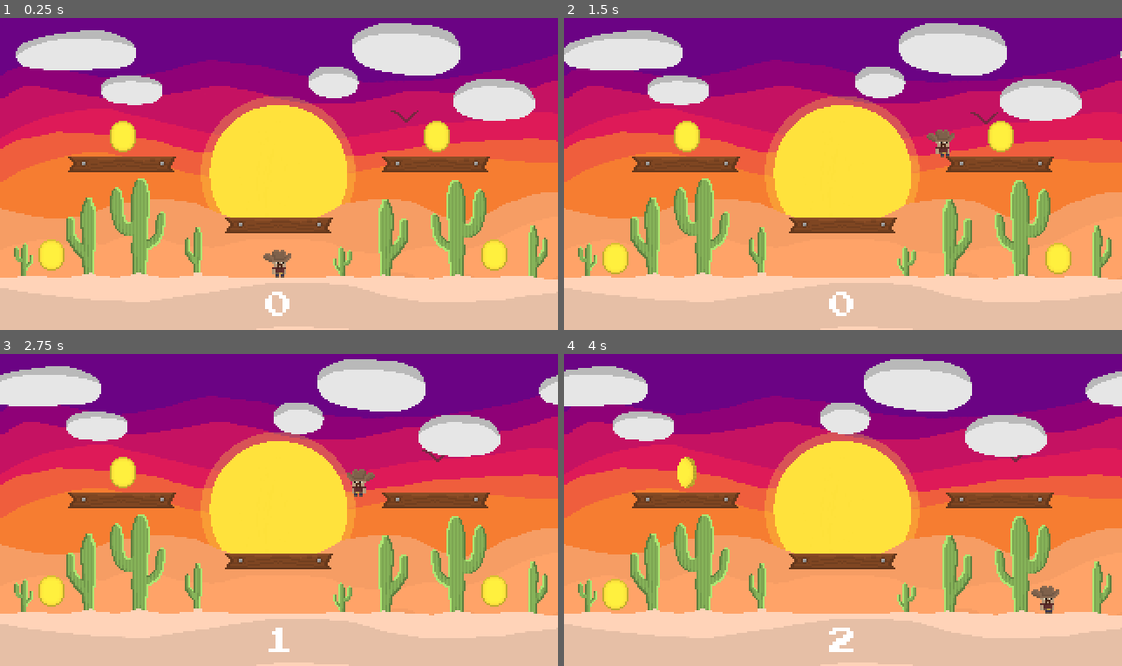
Above: before the commit, frames 1-4 (two rows, left to right).
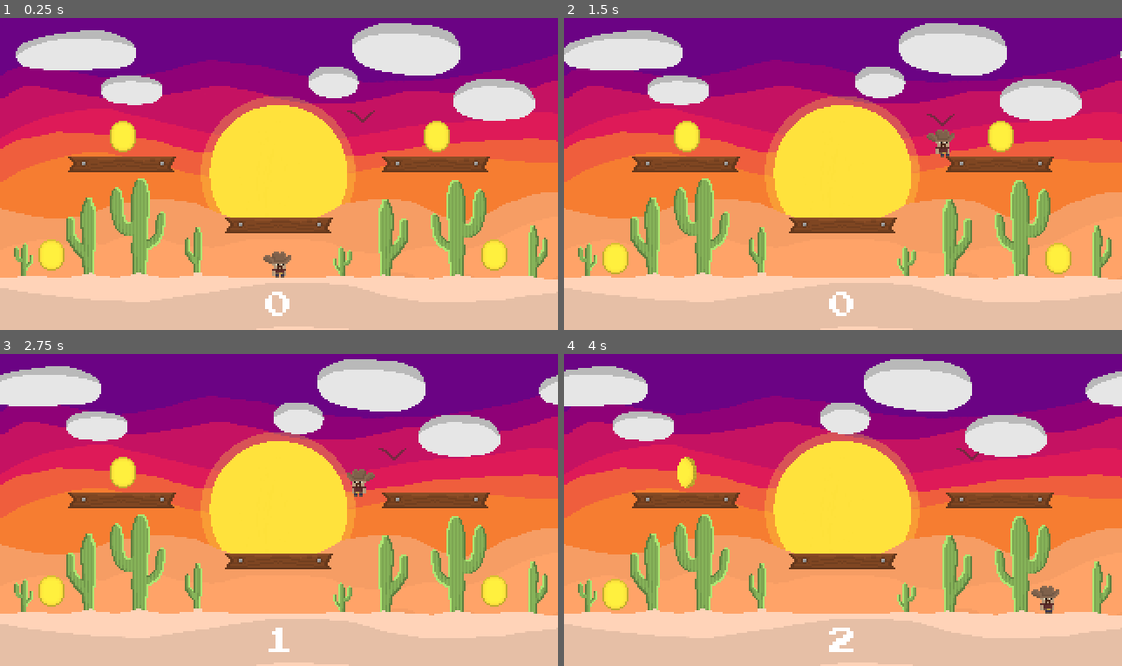
Above: after the commit, the same moments.

Repository: T-ayy-lor/Capstone
Game: Godot game, scene res://Main.tscn
The game is run twice, just before and just after one commit, with the same random seed, the same clock (stepped at 60 frames per second) and the same inputs.
Inputs:
- Up to frame 1 (0.25 s): no input
- Up to frame 2 (1.5 s): hold D (move_right) from 0.53 s (still down); tap Space (jump) at 0.6, 0.77, 1.07, 1.35 s
- Up to frame 3 (2.75 s): tap Space (jump) at 1.52, 1.82, 2.1 s; release D (move_right) at 2.03 s; hold A (move_left) from 2.03 s (still down)
- Up to frame 4 (4 s): release A (move_left) at 2.78 s; hold D (move_right) from 2.78 s (still down); tap Space (jump) at 2.85, 3.02, 3.32, 3.6, 3.77 s

The runs differ from the first frame. In frame 1, 0.2% of the frame differs, in the area x 47-75%, y 29-83%; in frame 2, less than 0.1%; in frame 3, less than 0.1%; in frame 4, less than 0.1%.

Commit message:
Replacing files and getting rip of zips

Diff:
--- a/Main.tscn
+++ b/Main.tscn
@@ -342,6 +342,7 @@
 [ext_resource path="res://art/bird/Bird-315.png" type="Texture" id=340]
 [ext_resource path="res://art/bird/Bird-316.png" type="Texture" id=341]
 [ext_resource path="res://art/bird/Bird-317.png" type="Texture" id=342]
+[ext_resource path="res://MashButtonEvent.gd" type="Script" id=343]
 
 [sub_resource type="RectangleShape2D" id=1]
 extents = Vector2( 160, 14 )
@@ -365,6 +366,8 @@
 "name": "default",
 "speed": 7.0
 } ]
+
+[sub_resource type="RectangleShape2D" id=7]
 
 [node name="Main" type="Node2D"]
 script = ExtResource( 8 )
@@ -467,5 +470,16 @@
 position = Vector2( 0, -90 )
 z_index = -75
 frames = SubResource( 6 )
-frame = 236
+frame = 211
 playing = true
+
+[node name="MashButtonEvent" type="Node2D" parent="."]
+script = ExtResource( 343 )
+
+[node name="Trigger" type="Area2D" parent="MashButtonEvent"]
+
+[node name="CollisionShape2D" type="CollisionShape2D" parent="MashButtonEvent/Trigger"]
+position = Vector2( 31, -40 )
+shape = SubResource( 7 )
+
+[connection signal="body_entered" from="MashButtonEvent/Trigger" to="MashButtonEvent" method="_on_Trigger_body_entered"]
--- /dev/null
+++ b/MashButtonEvent.gd
@@ -0,0 +1,27 @@
+extends Node2D
+
+var jump_count: int = 0
+var required_jumps: int = 20
+var event_active: bool = false
+
+
+# Called when the node enters the scene tree for the first time.
+func _ready():
+	pass # Replace with function body.
+
+
+# Called every frame. 'delta' is the elapsed time since the previous frame.
+#func _process(delta):
+#	pass
+
+
+func _on_Trigger_body_entered(body):
+	if body.name == "Player":
+		event_active = true
+		print ("HE ENTERED THE THINGGGGGGG")
+
+func _process(delta: float) -> void:
+	if event_active:
+		if Input.is_action_just_pressed("jump"):
+			jump_count += 1
+			print("Jump presses: ", jump_count);
--- a/Player.tscn
+++ b/Player.tscn
@@ -30,6 +30,7 @@
 [node name="AnimatedSprite" type="AnimatedSprite" parent="."]
 frames = SubResource( 1 )
 animation = "idle"
+frame = 1
 playing = true
 
 [node name="CollisionShape2D" type="CollisionShape2D" parent="."]
Not shown: 1 places in Main.tscn that only renumber resources
Not shown, added: export_presets.cfg
Not shown, removed: Capstone-main.zip
Not shown, removed: CapstoneWIPJASON3.zip
Not shown, removed: JASONCAPSTONEWIP.zip
